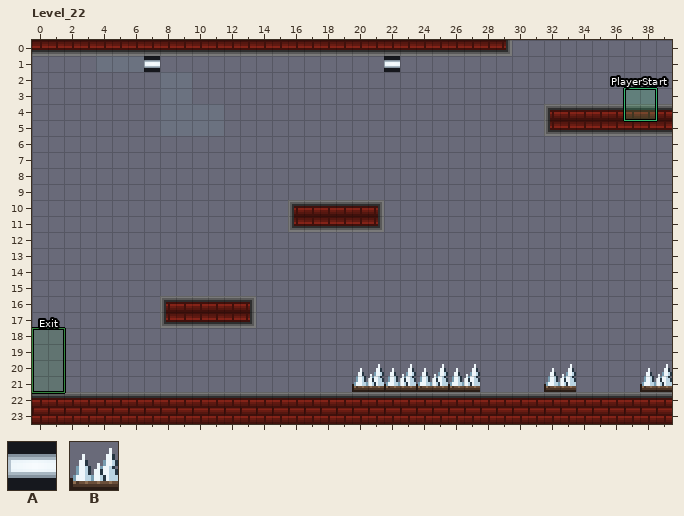
An edit to a level. LDtk project, ldtk/hooshang_claude.ldtk. The picture above was drawn from the file before the commit.
Cells are 8x8 px. Shown: Level_22 x 0..39, y 0..23. The commit also changed other parts of the map, which this record leaves out.
Key: from "CeilingPanelIcon": A 0; from "GlassSpikes": B 1.
_ is an empty cell.
Objects are placed by their top-left corner, in cells (3,4 is the top-left corner of cell 3,4); size is 1x1 cell unless given.
Layers that did not change in this view are not listed.
Objects on layer "Entities" before:
"Exit" rectangle at 0,18 size 2x4
"PlayerStart" rectangle at 37,3 size 2x2
B "GlassSpikes" at 28,20 size 10x2
B "GlassSpikes" at 38,20 size 2x2
B "GlassSpikes" at 26,20 size 2x2
B "GlassSpikes" at 24,20 size 2x2
B "GlassSpikes" at 22,20 size 2x2
B "GlassSpikes" at 20,20 size 2x2
A "CeilingPanel" at 15,1 size 15x1
A "CeilingPanel" at 0,1 size 15x1
After:
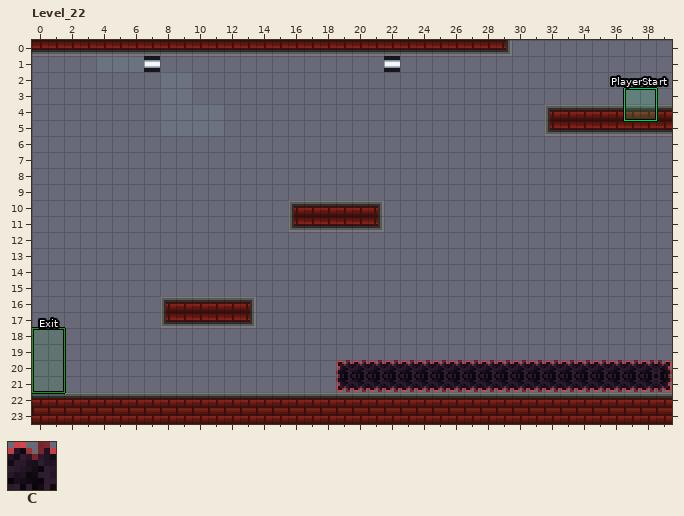
Further tiles: from "ThoughtHazards": C 1 "thought".
Change:
Changed rows in their new state; . is an unchanged cell.
Layer "ThoughtHazards":
first column x 19:
20 CCCCCCCCCCCCCCCCCCCCC
21 CCCCCCCCCCCCCCCCCCCCC
Layer "Entities":
removed: B "GlassSpikes" at 28,20 size 10x2
removed: B "GlassSpikes" at 38,20 size 2x2
removed: B "GlassSpikes" at 26,20 size 2x2
removed: B "GlassSpikes" at 24,20 size 2x2
removed: B "GlassSpikes" at 22,20 size 2x2
removed: B "GlassSpikes" at 20,20 size 2x2
